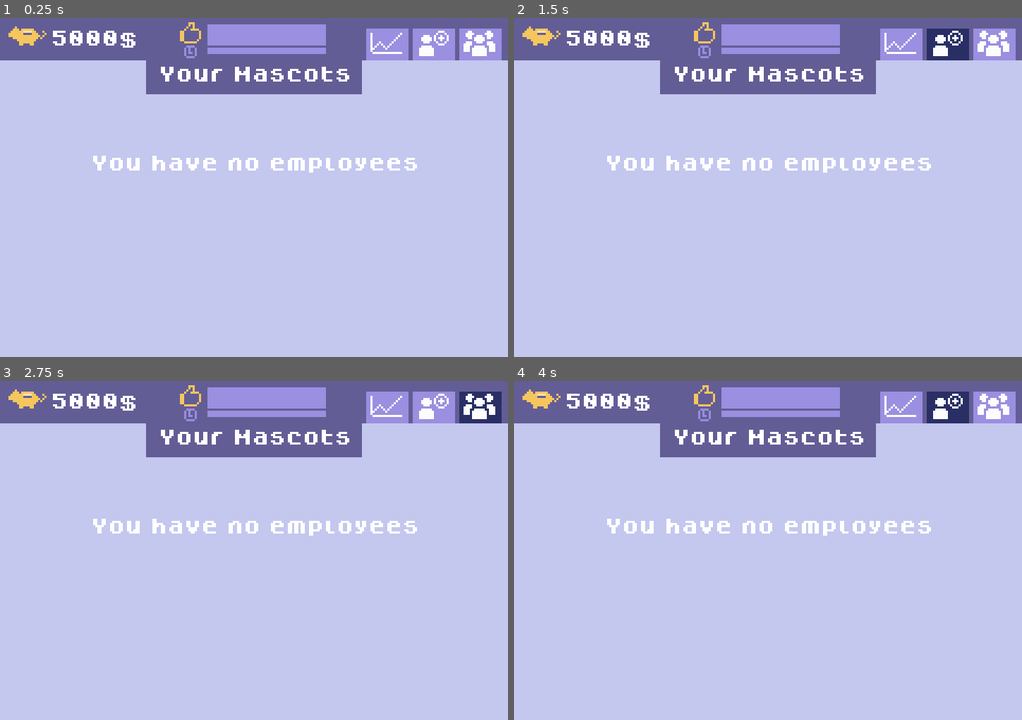
Above: before the commit, frames 1-4 (two rows, left to right).
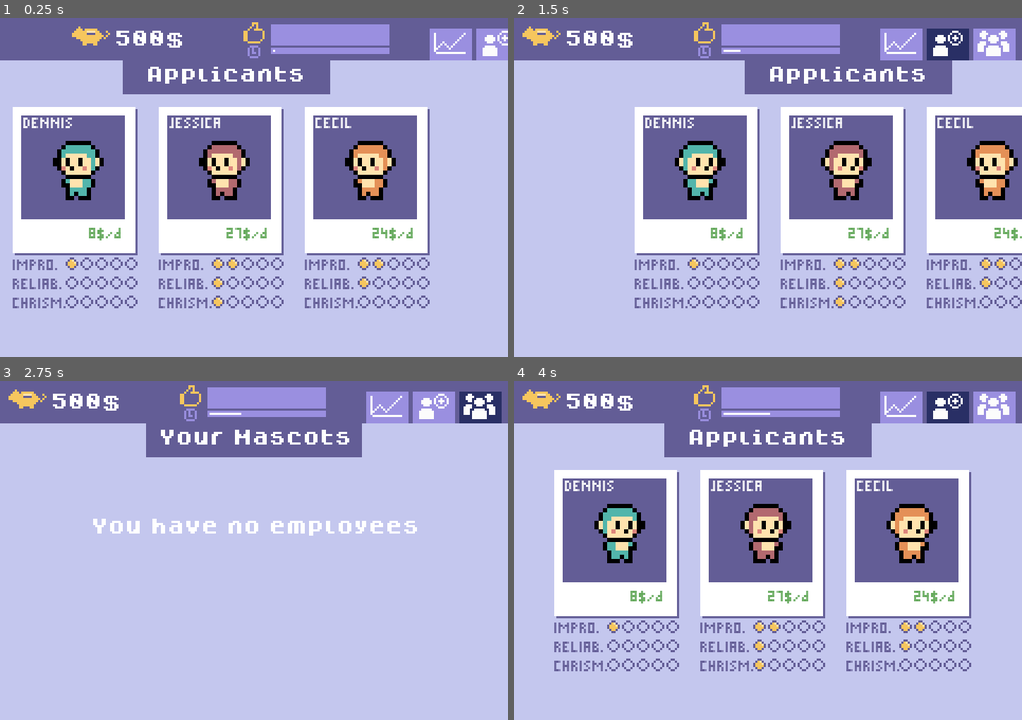
Above: after the commit, the same moments.

Repository: Milchreis/Mascot-Management
Game: Godot game, scene res://scenes/MainScene.tscn
Same seed, same stepped clock (60 frames per second), same inputs: the game is played once before the commit and once after it.
Inputs (mouse positions are in pixels of both pictures, inside the frame that each line leads up to):
- Up to frame 1 (0.25 s): no input
- Up to frame 2 (1.5 s): click (900, 45) at 0.5 s; click (945, 45) at 1.25 s
- Up to frame 3 (2.75 s): click (482, 408) at 2 s
- Up to frame 4 (4 s): click (900, 408) at 2.75 s; click (945, 408) at 3.5 s

The runs differ from the first frame. In frame 1, 41% of the frame differs, in the area x 1-100%, y 1-86%; in frame 2, 36%; in frame 3, 0.2%; in frame 4, 36%.
Error before the commit: Parse Error: The identifier "SlideUtil" isn't declared in the current scope. (res://scripts/MainScene.gd:22)

Commit message:
menu and gameover screen

Diff:
--- /dev/null
+++ b/gfx/menu_button_theme.tres
@@ -0,0 +1,27 @@
+[gd_resource type="Theme" load_steps=7 format=2]
+
+[ext_resource path="res://fonts/dogicapixelbold.ttf" type="DynamicFontData" id=1]
+
+[sub_resource type="StyleBoxEmpty" id=6]
+
+[sub_resource type="StyleBoxFlat" id=4]
+bg_color = Color( 0.768627, 0.780392, 0.933333, 1 )
+
+[sub_resource type="StyleBoxFlat" id=3]
+bg_color = Color( 0.388235, 0.364706, 0.588235, 1 )
+
+[sub_resource type="StyleBoxFlat" id=5]
+bg_color = Color( 0.768627, 0.780392, 0.933333, 1 )
+
+[sub_resource type="DynamicFont" id=1]
+size = 8
+font_data = ExtResource( 1 )
+
+[resource]
+default_font = SubResource( 1 )
+Button/colors/font_color_hover = Color( 0.388235, 0.364706, 0.588235, 1 )
+Button/colors/font_color_pressed = Color( 0.388235, 0.364706, 0.588235, 1 )
+Button/styles/focus = SubResource( 6 )
+Button/styles/hover = SubResource( 4 )
+Button/styles/normal = SubResource( 3 )
+Button/styles/pressed = SubResource( 5 )
--- a/project.godot
+++ b/project.godot
@@ -34,6 +34,11 @@
 "language": "GDScript",
 "path": "res://scripts/RandomUtil.gd"
 }, {
+"base": "Node",
+"class": "SlideUtil",
+"language": "GDScript",
+"path": "res://scripts/SlideUtil.gd"
+}, {
 "base": "Control",
 "class": "Stats",
 "language": "GDScript",
@@ -45,6 +50,7 @@
 "JobApplication": "",
 "Mascot": "",
 "RandomUtil": "",
+"SlideUtil": "",
 "Stats": ""
 }
 
--- a/scenes/MainScene.tscn
+++ b/scenes/MainScene.tscn
@@ -43,6 +43,14 @@
 rect_min_size = Vector2( 240, 160 )
 color = Color( 0.768627, 0.780392, 0.933333, 1 )
 
+[node name="Appbar" type="ColorRect" parent="."]
+margin_right = 240.0
+margin_bottom = 20.0
+color = Color( 0.388235, 0.364706, 0.588235, 1 )
+__meta__ = {
+"_edit_lock_": true
+}
+
 [node name="Areas" type="Node2D" parent="."]
 position = Vector2( -240, 0 )
 
--- /dev/null
+++ b/scenes/Menu.tscn
@@ -0,0 +1,301 @@
+[gd_scene load_steps=28 format=2]
+
+[ext_resource path="res://gfx/menu_mascot.png" type="Texture" id=1]
+[ext_resource path="res://gfx/theme.tres" type="Theme" id=2]
+[ext_resource path="res://fonts/dogicapixelbold.ttf" type="DynamicFontData" id=3]
+[ext_resource path="res://scripts/Menu.gd" type="Script" id=4]
+[ext_resource path="res://gfx/menu_button_theme.tres" type="Theme" id=5]
+
+[sub_resource type="DynamicFont" id=17]
+outline_size = 4
+outline_color = Color( 0.603922, 0.560784, 0.878431, 1 )
+extra_spacing_char = -3
+font_data = ExtResource( 3 )
+
+[sub_resource type="AtlasTexture" id=22]
+atlas = ExtResource( 1 )
+region = Rect2( 0, 0, 29, 25 )
+
+[sub_resource type="AtlasTexture" id=18]
+atlas = ExtResource( 1 )
+region = Rect2( 435, 0, 29, 25 )
+
+[sub_resource type="AtlasTexture" id=19]
+atlas = ExtResource( 1 )
+region = Rect2( 464, 0, 29, 25 )
+
+[sub_resource type="AtlasTexture" id=1]
+atlas = ExtResource( 1 )
+region = Rect2( 0, 0, 29, 25 )
+
+[sub_resource type="AtlasTexture" id=2]
+atlas = ExtResource( 1 )
+region = Rect2( 29, 0, 29, 25 )
+
+[sub_resource type="AtlasTexture" id=3]
+atlas = ExtResource( 1 )
+region = Rect2( 58, 0, 29, 25 )
+
+[sub_resource type="AtlasTexture" id=4]
+atlas = ExtResource( 1 )
+region = Rect2( 87, 0, 29, 25 )
+
+[sub_resource type="AtlasTexture" id=5]
+atlas = ExtResource( 1 )
+region = Rect2( 116, 0, 29, 25 )
+
+[sub_resource type="AtlasTexture" id=6]
+atlas = ExtResource( 1 )
+region = Rect2( 145, 0, 29, 25 )
+
+[sub_resource type="AtlasTexture" id=7]
+atlas = ExtResource( 1 )
+region = Rect2( 174, 0, 29, 25 )
+
+[sub_resource type="AtlasTexture" id=8]
+atlas = ExtResource( 1 )
+region = Rect2( 203, 0, 29, 25 )
+
+[sub_resource type="AtlasTexture" id=9]
+atlas = ExtResource( 1 )
+region = Rect2( 232, 0, 29, 25 )
+
+[sub_resource type="AtlasTexture" id=10]
+atlas = ExtResource( 1 )
+region = Rect2( 261, 0, 29, 25 )
+
+[sub_resource type="AtlasTexture" id=11]
+atlas = ExtResource( 1 )
+region = Rect2( 290, 0, 29, 25 )
+
+[sub_resource type="AtlasTexture" id=12]
+atlas = ExtResource( 1 )
+region = Rect2( 319, 0, 29, 25 )
+
+[sub_resource type="AtlasTexture" id=13]
+atlas = ExtResource( 1 )
+region = Rect2( 348, 0, 29, 25 )
+
+[sub_resource type="AtlasTexture" id=14]
+atlas = ExtResource( 1 )
+region = Rect2( 377, 0, 29, 25 )
+
+[sub_resource type="AtlasTexture" id=15]
+atlas = ExtResource( 1 )
+region = Rect2( 406, 0, 29, 25 )
+
+[sub_resource type="SpriteFrames" id=16]
+animations = [ {
+"frames": [ SubResource( 22 ) ],
+"loop": true,
+"name": "idle",
+"speed": 5.0
+}, {
+"frames": [ SubResource( 18 ), SubResource( 19 ) ],
+"loop": true,
+"name": "walk",
+"speed": 5.0
+}, {
+"frames": [ SubResource( 1 ), SubResource( 2 ), SubResource( 3 ), SubResource( 4 ), SubResource( 5 ), SubResource( 6 ), SubResource( 7 ), SubResource( 8 ), SubResource( 9 ), SubResource( 10 ), SubResource( 11 ), SubResource( 12 ), SubResource( 13 ), SubResource( 14 ), SubResource( 15 ) ],
+"loop": true,
+"name": "welcome",
+"speed": 5.0
+} ]
+
+[sub_resource type="Animation" id=20]
+resource_name = "intro"
+length = 4.5
+tracks/0/type = "value"
+tracks/0/path = NodePath("AnimatedSprite:position")
+tracks/0/interp = 1
+tracks/0/loop_wrap = true
+tracks/0/imported = false
+tracks/0/enabled = true
+tracks/0/keys = {
+"times": PoolRealArray( 0, 2 ),
+"transitions": PoolRealArray( 1, 0.170755 ),
+"update": 0,
+"values": [ Vector2( 121, 62 ), Vector2( 121, 90 ) ]
+}
+tracks/1/type = "value"
+tracks/1/path = NodePath("AnimatedSprite:animation")
+tracks/1/interp = 1
+tracks/1/loop_wrap = true
+tracks/1/imported = false
+tracks/1/enabled = true
+tracks/1/keys = {
+"times": PoolRealArray( 0, 2, 4.3 ),
+"transitions": PoolRealArray( 1, 1, 1 ),
+"update": 1,
+"values": [ "walk", "welcome", "idle" ]
+}
+tracks/2/type = "value"
+tracks/2/path = NodePath("Label:rect_position")
+tracks/2/interp = 1
+tracks/2/loop_wrap = true
+tracks/2/imported = false
+tracks/2/enabled = true
+tracks/2/keys = {
+"times": PoolRealArray( 0, 1.3 ),
+"transitions": PoolRealArray( 0.366022, 0.138696 ),
+"update": 0,
+"values": [ Vector2( 10, -40 ), Vector2( 10, 13 ) ]
+}
+tracks/3/type = "value"
+tracks/3/path = NodePath("Bg2/TryAgain:visible")
+tracks/3/interp = 1
+tracks/3/loop_wrap = true
+tracks/3/imported = false
+tracks/3/enabled = true
+tracks/3/keys = {
+"times": PoolRealArray( 0, 2.5 ),
+"transitions": PoolRealArray( 1, 1.86607 ),
+"update": 1,
+"values": [ false, true ]
+}
+
+[sub_resource type="Animation" id=23]
+resource_name = "outro"
+tracks/0/type = "value"
+tracks/0/path = NodePath("AnimatedSprite:animation")
+tracks/0/interp = 1
+tracks/0/loop_wrap = true
+tracks/0/imported = false
+tracks/0/enabled = true
+tracks/0/keys = {
+"times": PoolRealArray( 0 ),
+"transitions": PoolRealArray( 1 ),
+"update": 1,
+"values": [ "walk" ]
+}
+tracks/1/type = "value"
+tracks/1/path = NodePath("AnimatedSprite:position")
+tracks/1/interp = 1
+tracks/1/loop_wrap = true
+tracks/1/imported = false
+tracks/1/enabled = true
+tracks/1/keys = {
+"times": PoolRealArray( 0, 1 ),
+"transitions": PoolRealArray( 3.24901, 3.605 ),
+"update": 0,
+"values": [ Vector2( 121, 90 ), Vector2( 121, 240 ) ]
+}
+tracks/2/type = "value"
+tracks/2/path = NodePath("Label:rect_position")
+tracks/2/interp = 1
+tracks/2/loop_wrap = true
+tracks/2/imported = false
+tracks/2/enabled = true
+tracks/2/keys = {
+"times": PoolRealArray( 0, 1 ),
+"transitions": PoolRealArray( 3.13834, 2.37841 ),
+"update": 0,
+"values": [ Vector2( 10, 13 ), Vector2( 10, -40 ) ]
+}
+tracks/3/type = "value"
+tracks/3/path = NodePath("Bg2/TryAgain:visible")
+tracks/3/interp = 1
+tracks/3/loop_wrap = true
+tracks/3/imported = false
+tracks/3/enabled = true
+tracks/3/keys = {
+"times": PoolRealArray( 0 ),
+"transitions": PoolRealArray( 1 ),
+"update": 1,
+"values": [ false ]
+}
+tracks/4/type = "value"
+tracks/4/path = NodePath("Bg2:rect_position")
+tracks/4/interp = 1
+tracks/4/loop_wrap = true
+tracks/4/imported = false
+tracks/4/enabled = true
+tracks/4/keys = {
+"times": PoolRealArray( 0, 1 ),
+"transitions": PoolRealArray( 1, 1 ),
+"update": 0,
+"values": [ Vector2( 0, 92 ), Vector2( 0, 20 ) ]
+}
+tracks/5/type = "value"
+tracks/5/path = NodePath("Bg2:rect_size")
+tracks/5/interp = 1
+tracks/5/loop_wrap = true
+tracks/5/imported = false
+tracks/5/enabled = true
+tracks/5/keys = {
+"times": PoolRealArray( 0, 1 ),
+"transitions": PoolRealArray( 1, 1 ),
+"update": 0,
+"values": [ Vector2( 240, 68 ), Vector2( 240, 140 ) ]
+}
+tracks/6/type = "value"
+tracks/6/path = NodePath("Bg2:color")
+tracks/6/interp = 1
+tracks/6/loop_wrap = true
+tracks/6/imported = false
+tracks/6/enabled = true
+tracks/6/keys = {
+"times": PoolRealArray( 0, 1 ),
+"transitions": PoolRealArray( 1, 1 ),
+"update": 0,
+"values": [ Color( 0.603922, 0.560784, 0.878431, 1 ), Color( 0.768627, 0.780392, 0.933333, 1 ) ]
+}
+
+[node name="Menu" type="Node2D"]
+script = ExtResource( 4 )
+__meta__ = {
+"_edit_horizontal_guides_": [ 20.0 ]
+}
+
+[node name="Bg" type="ColorRect" parent="."]
+anchor_right = 1.0
+anchor_bottom = 1.0
+margin_right = 1.0
+rect_min_size = Vector2( 240, 160 )
+color = Color( 0.388235, 0.364706, 0.588235, 1 )
+
+[node name="Bg2" type="ColorRect" parent="."]
+anchor_right = 1.0
+anchor_bottom = 1.0
+margin_top = 92.0
+margin_right = 240.0
+margin_bottom = 160.0
+color = Color( 0.603922, 0.560784, 0.878431, 1 )
+
+[node name="TryAgain" type="Button" parent="Bg2"]
+visible = false
+anchor_left = 0.5
+anchor_top = 1.0
+anchor_right = 0.5
+anchor_bottom = 1.0
+margin_left = -67.0
+margin_top = -31.0
+margin_right = 67.0
+margin_bottom = -7.0
+theme = ExtResource( 5 )
+text = "Start a company"
+
+[node name="Label" type="Label" parent="."]
+margin_left = 10.0
+margin_top = -40.0
+margin_right = 174.0
+margin_bottom = -13.0
+theme = ExtResource( 2 )
+custom_colors/font_color = Color( 1, 1, 1, 1 )
+custom_fonts/font = SubResource( 17 )
+text = "Mascot
+Management"
+
+[node name="AnimatedSprite" type="AnimatedSprite" parent="."]
+position = Vector2( 121, 62 )
+scale = Vector2( 3, 3 )
+frames = SubResource( 16 )
+animation = "walk"
+speed_scale = 1.25
+playing = true
+
+[node name="AnimationPlayer" type="AnimationPlayer" parent="."]
+anims/intro = SubResource( 20 )
+anims/outro = SubResource( 23 )
+
+[connection signal="pressed" from="Bg2/TryAgain" to="." method="onStart"]
--- a/scripts/JobApplication.gd
+++ b/scripts/JobApplication.gd
@@ -6,7 +6,7 @@
 var model:GameModel
 var applicants:Array = []
 
-var lastHired = null
+var lastHired = []
 
 func _process(_delta):
 	$noApplicants.visible = applicants.size() == 0
@@ -36,7 +36,9 @@
 	model.employees.append(mascot)
 	for application in applicants:
 		if application.mascot == mascot:
-			lastHired = application
+			application.clickable = false
+			lastHired.append(application)
+
 			create_tween() \
 				.set_trans(Tween.TRANS_CUBIC) \
 				.set_ease(Tween.EASE_OUT) \
@@ -44,11 +46,12 @@
 				.connect("finished", self, "clearLastHired")
 
 func clearLastHired():
-	if lastHired == null: return
+	if lastHired.empty(): return
 
-	applicants.erase(lastHired)
-	$PolaroidSelector/GridContainer.remove_child(lastHired)
-	lastHired = null
+	for application in lastHired:
+		applicants.erase(application)
+		$PolaroidSelector/GridContainer.remove_child(application)
+		lastHired.erase(application)
 
 func createMascot() -> Mascot:
 	randomize()
--- /dev/null
+++ b/scripts/Menu.gd
@@ -0,0 +1,11 @@
+extends Node2D
+
+func _ready():
+	$AnimationPlayer.play("intro")
+
+func onStart():
+	$AnimationPlayer.connect("animation_finished", self, "switchScene")
+	$AnimationPlayer.play("outro")
+
+func switchScene(animationName):
+	get_tree().change_scene("res://scenes/MainScene.tscn")
--- a/scripts/Polaroid.gd
+++ b/scripts/Polaroid.gd
@@ -6,11 +6,10 @@
 export(bool) var showName = true
 export(bool) var showHover = true
 export(int) var salaryPerDay = 10
+export(bool) var clickable = true
 
 var mascot:Mascot
 
-var COOLDOWN_MAX := 20
-var selectCoolDown := COOLDOWN_MAX
 var dotEmpty = load("res://gfx/dot_empty.png")
 var dotFilled = load("res://gfx/dot_filled.png")
 
@@ -48,8 +47,6 @@
 		setStats($StatsPanel/reliabPosition, mascot.reliable)
 		setStats($StatsPanel/charismaPosition, mascot.charisma)
 
-	selectCoolDown = min(selectCoolDown + 1, COOLDOWN_MAX)
-
 	if isMouseOver(get_global_mouse_position()):
 		$pic/AnimationPlayer.get_animation("hover").loop = true
 		$pic/AnimationPlayer.play("hover")
@@ -60,8 +57,8 @@
 
 func _input(event):
 	if event is InputEventMouseButton and isMouseOver(event.position):
-		if event.button_index == BUTTON_LEFT and selectCoolDown == COOLDOWN_MAX:
-			selectCoolDown = 0
+		if event.button_index == BUTTON_LEFT and clickable:
+			print(mascot.nickname)
 			emit_signal("select", mascot)
 
 func isMouseOver(_position):
@@ -70,7 +67,6 @@
 	var scrollAreaBeginY = 40
 	return (get_global_rect().has_point(_position)
 		and _position.y > scrollAreaBeginY)
-
 
 func createStats(positionNode, propertyValue):
 	for n in range(0, 5):
Binary file added: gfx/menu_mascot.png
Not shown, added: gfx/menu_mascot.png.import
